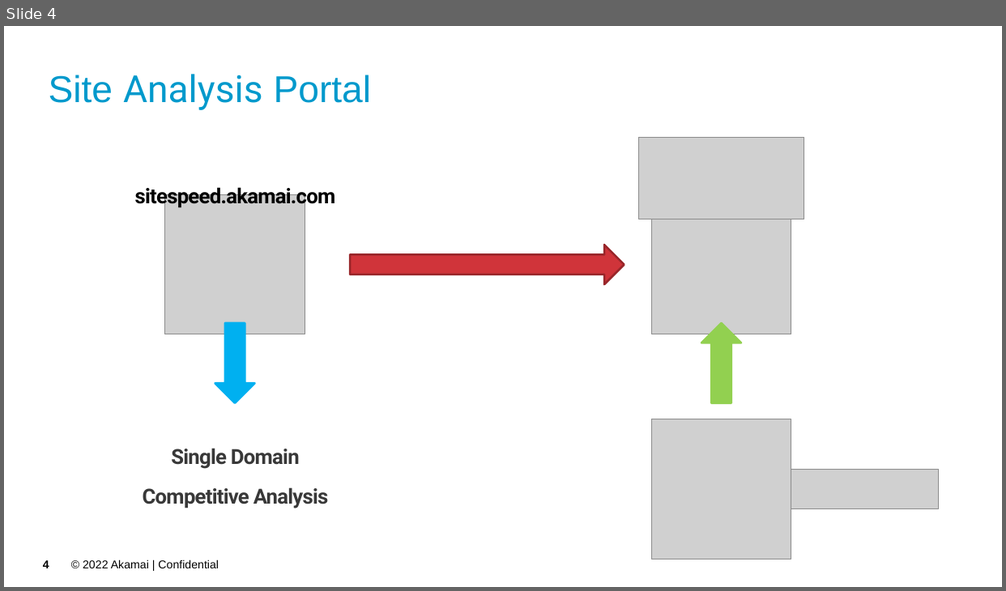
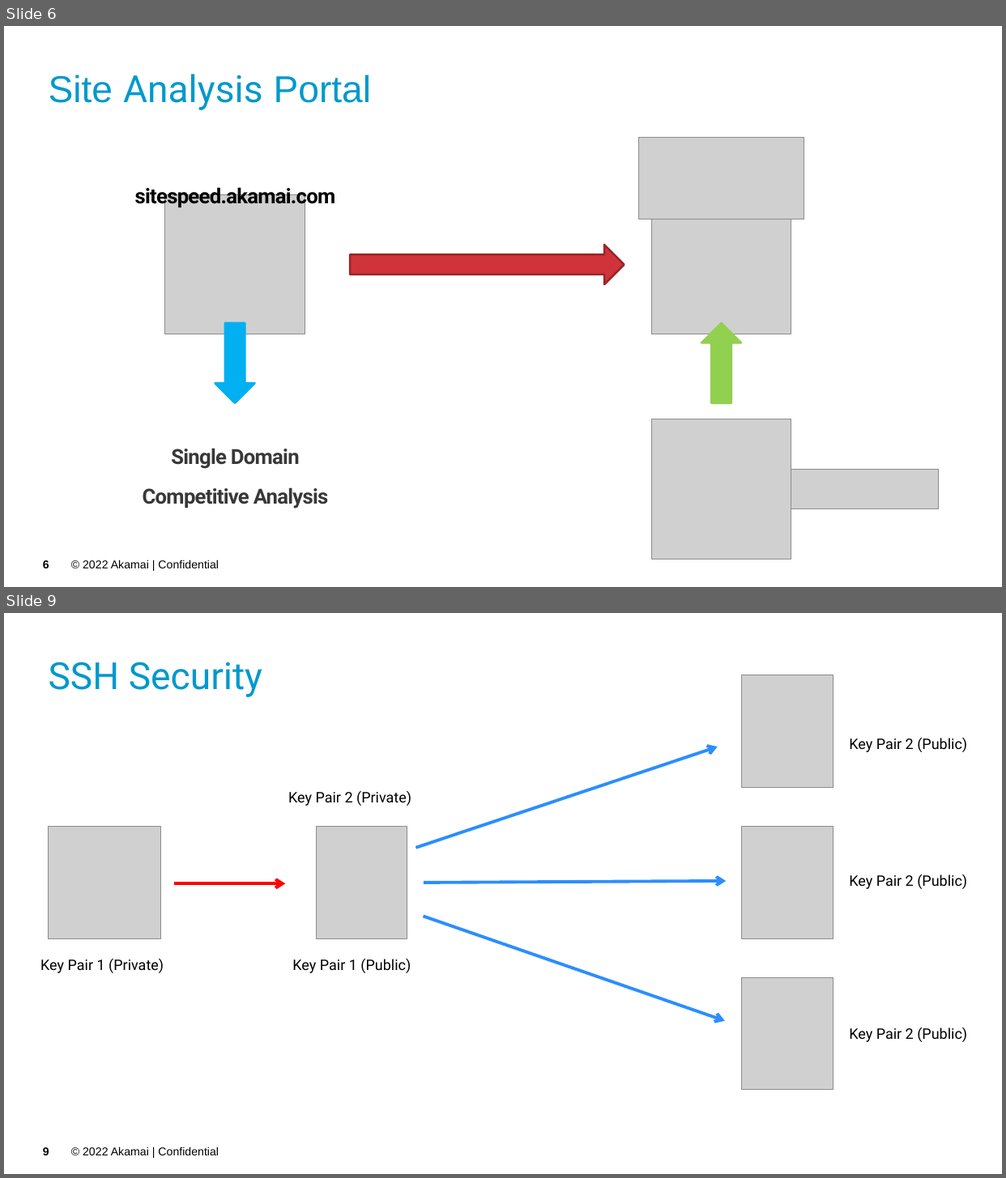
Before and after one commit to akamai-consulting/sitespeed, a slide deck: Info/Overview.pptx. Shown one above the other, each under a label of ours: slide 4 before the commit, slides 6 and 9 after it; the slides between them are not shown. The pictures are 1006x591 and 1006x1178 pixels, drawn with LibreOffice and Linux fonts; fonts in the diff are those of the drawing; grey boxes stand for pictures; background and template pictures are left out. Boxes give left, top, right and bottom in pixels: in the first picture for what was removed or moved away, otherwise in the second. Text is boxed around its words. In the diff, an @@ line names an element or a change of style, - is before the commit and + after.

```diff
--- a/Info/Overview.pptx
+++ b/Info/Overview.pptx
@@ slide 9 added at (x1=4, y1=613, x2=1002, y2=1174), background picture (left out); not listed: 2 template elements that a slide beside it also shows @@
@@ title added at (x1=49, y1=662, x2=262, y2=697), 36 pt, text #0099CC @@
+SSH Security
@@ picture added at (x1=742, y1=675, x2=833, y2=787) @@
@@ arrow added from (415, 848) to (718, 747), #2B8EFF 3 pt @@
@@ text added at (x1=849, y1=738, x2=967, y2=752), 14 pt, text #000000 @@
+Key Pair 2 (Public)
@@ text added at (x1=288, y1=791, x2=411, y2=806), 14 pt, text #000000 @@
+Key Pair 2 (Private)
@@ picture added at (x1=49, y1=826, x2=160, y2=939) @@
@@ picture added at (x1=316, y1=826, x2=407, y2=939) @@
@@ picture added at (x1=742, y1=826, x2=833, y2=939) @@
@@ text added at (x1=849, y1=875, x2=967, y2=889), 14 pt, text #000000 @@
+Key Pair 2 (Public)
@@ arrow added from (174, 884) to (286, 884), #FF0000 3 pt @@
@@ arrow added from (424, 883) to (726, 881), #2B8EFF 3 pt @@
@@ arrow added from (424, 916) to (725, 1021), #2B8EFF 3 pt @@
@@ text added at (x1=40, y1=959, x2=164, y2=973), 14 pt, text #000000 @@
+Key Pair 1 (Private)
@@ text added at (x1=292, y1=959, x2=411, y2=973), 14 pt, text #000000 @@
+Key Pair 1 (Public)
@@ picture added at (x1=742, y1=977, x2=833, y2=1090) @@
@@ text added at (x1=849, y1=1028, x2=967, y2=1042), 14 pt, text #000000 @@
+Key Pair 2 (Public)
@@ what was slide 4 is now slide 6 @@
@@ page number at (x1=43, y1=561, x2=49, y2=569): text changed @@
-4
+6
```
Also in this commit, not shown: 6 slides changed, 2 other slides added, 6 slides removed.
